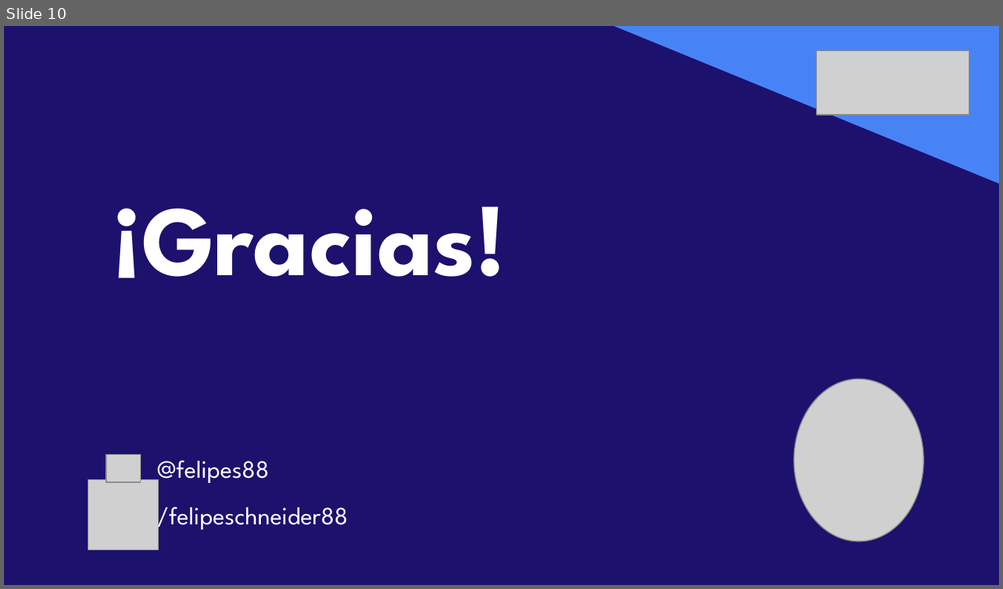
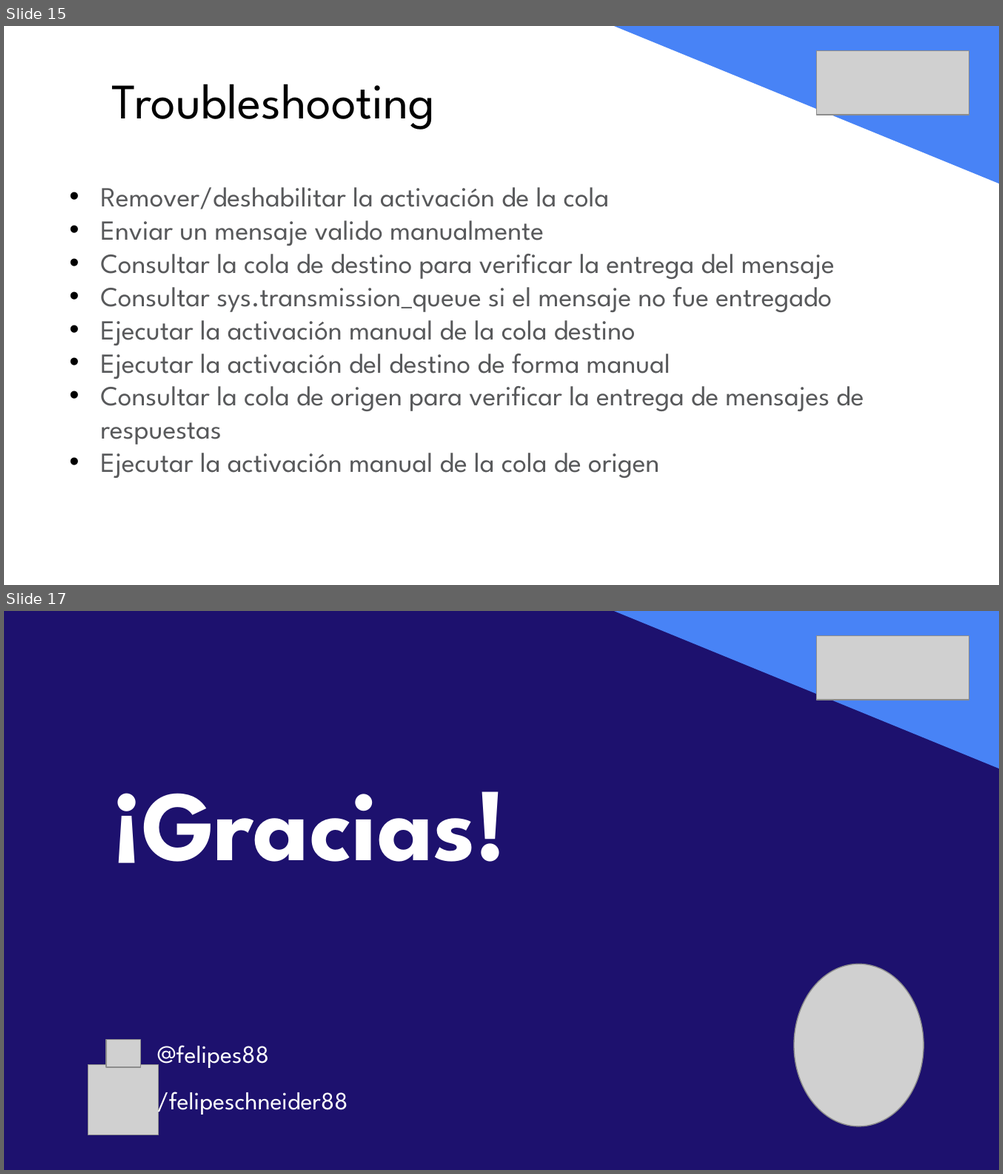
Before and after one commit to felipeschneider88/charlas, a slide deck: vOpen2019/vOpen19-UY-FelipeSchneider.pptx. Shown one above the other, each under a label of ours: slide 10 before the commit, slides 15 and 17 after it; the slides between them are not shown. The pictures are 1003x589 and 1003x1174 pixels, drawn with LibreOffice and Linux fonts; fonts in the diff are those of the drawing; grey boxes stand for pictures. Boxes give left, top, right and bottom in pixels: in the first picture for what was removed or moved away, otherwise in the second. Text is boxed around its words. In the diff, an @@ line names an element or a change of style, - is before the commit and + after.

Commit message:
Presentacion final
Se agregó imagen de arquitectura y se modifico script para que use la base HolaMundo

```diff
--- a/vOpen2019/vOpen19-UY-FelipeSchneider.pptx
+++ b/vOpen2019/vOpen19-UY-FelipeSchneider.pptx
@@ slide 15 added at <box>4,26,999,585</box>, background #FFFFFF @@
@@ right triangle added at <box>614,26,999,184</box>, fill #4883F6 @@
@@ picture added at <box>817,51,970,115</box> @@
@@ text added at <box>111,84,435,130</box>, 36 pt, text #000000 @@
+Troubleshooting
@@ text added at <box>100,187,863,478</box>, 20 pt, text #58595B @@
+• Remover/deshabilitar la activación de la cola
+• Enviar un mensaje valido manualmente
+• Consultar la cola de destino para verificar la entrega del mensaje
+• Consultar sys.transmission_queue si el mensaje no fue entregado
+• Ejecutar la activación manual de la cola destino
+• Ejecutar la activación del destino de forma manual
+• Consultar la cola de origen para verificar la entrega de mensajes de respuestas
+• Ejecutar la activación manual de la cola de origen
@@ what was slide 10 is now slide 17 @@
```
Also in this commit, not shown: 2 slides changed, 10 other slides added, 4 slides removed, 2 other files.
